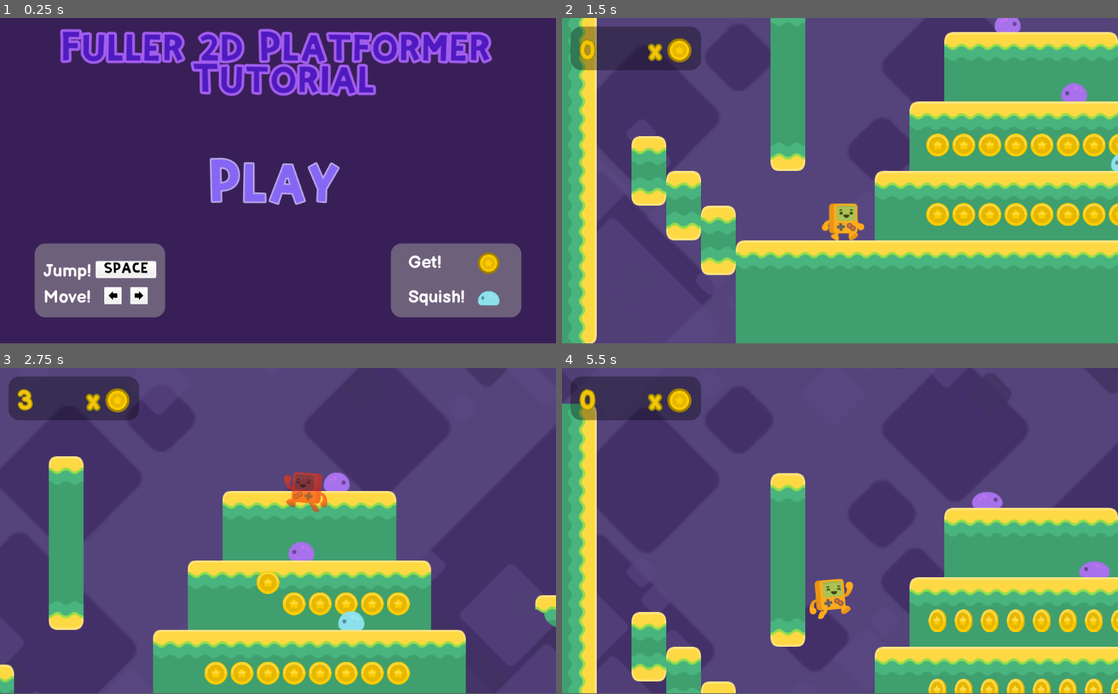
Above: before the commit, frames 1-4 (two rows, left to right).
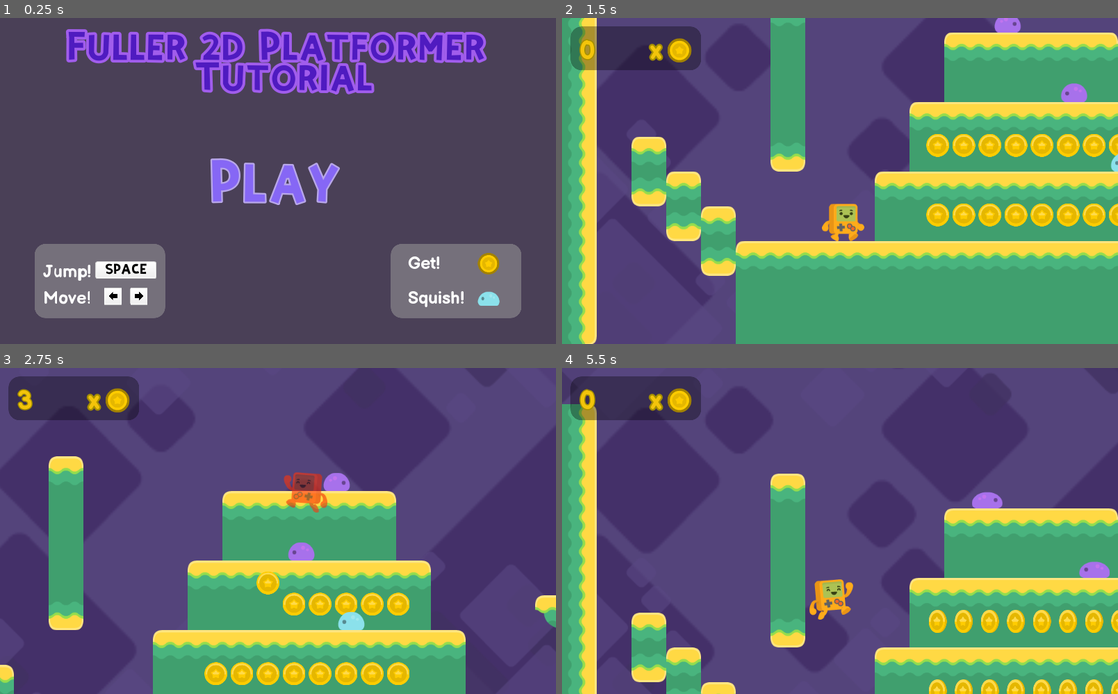
Above: after the commit, the same moments.

Repository: CrabbitSlater/Godot_2D_Tutorial_adv
Game: Godot game, scene res://Assets/TitleMenu.tscn
Two runs of this game, one before a commit and one after it. Both use one fixed random seed, a clock stepped at 60 frames per second and the inputs below.
Inputs:
- Up to frame 1 (0.25 s): no input
- Up to frame 2 (1.5 s): click "Play" at 0.5 s; hold D (player_right) from 1.28 s (still down)
- Up to frame 3 (2.75 s): keep holding D (player_right); tap Space (player_jump) at 1.52, 2.27 s
- Up to frame 4 (5.5 s): release D (player_right) at 2.78 s; hold A (player_left) 2.78-3.53 s; hold D (player_right) 3.53-4.25 s; tap Space (player_jump) at 3.77 s; click "Main Menu" at 4.25 s; click "Play" at 5 s
In our replay, the window is 800x468 before the commit and 800x469 after it. These sizes can differ from the game's own. Grey fills any space a smaller window leaves; there, only what the larger window draws over its background counts as a difference.

The runs differ from the first frame. In frame 1, 85% of the frame differs, in the area x 0-100%, y 0-100%; in frame 2, 2.5%; in frame 3, 2.1%; in frame 4, 2.4%.

Commit message:
Added builds to .ignore- tested building for desktop (windows) desktop (mac os) and web (html5) verified mac and web worked- need to test windows

Diff:
--- a/Assets/TitleMenu.tscn
+++ b/Assets/TitleMenu.tscn
@@ -44,7 +44,7 @@
 [node name="ColorRect" type="ColorRect" parent="."]
 margin_right = 1024.0
 margin_bottom = 600.0
-color = Color( 0.223529, 0.121569, 0.341176, 1 )
+color = Color( 0.290196, 0.25098, 0.341176, 1 )
 
 [node name="Label" type="Label" parent="."]
 anchor_left = 0.5
--- a/project.godot
+++ b/project.godot
@@ -13,6 +13,11 @@
 config/name="Enhanced 2d Tutorial"
 run/main_scene="res://Assets/TitleMenu.tscn"
 config/icon="res://icon.png"
+
+[display]
+
+window/size/resizable=false
+window/stretch/mode="2d"
 
 [gui]
 
Not shown, changed: .gitignore
